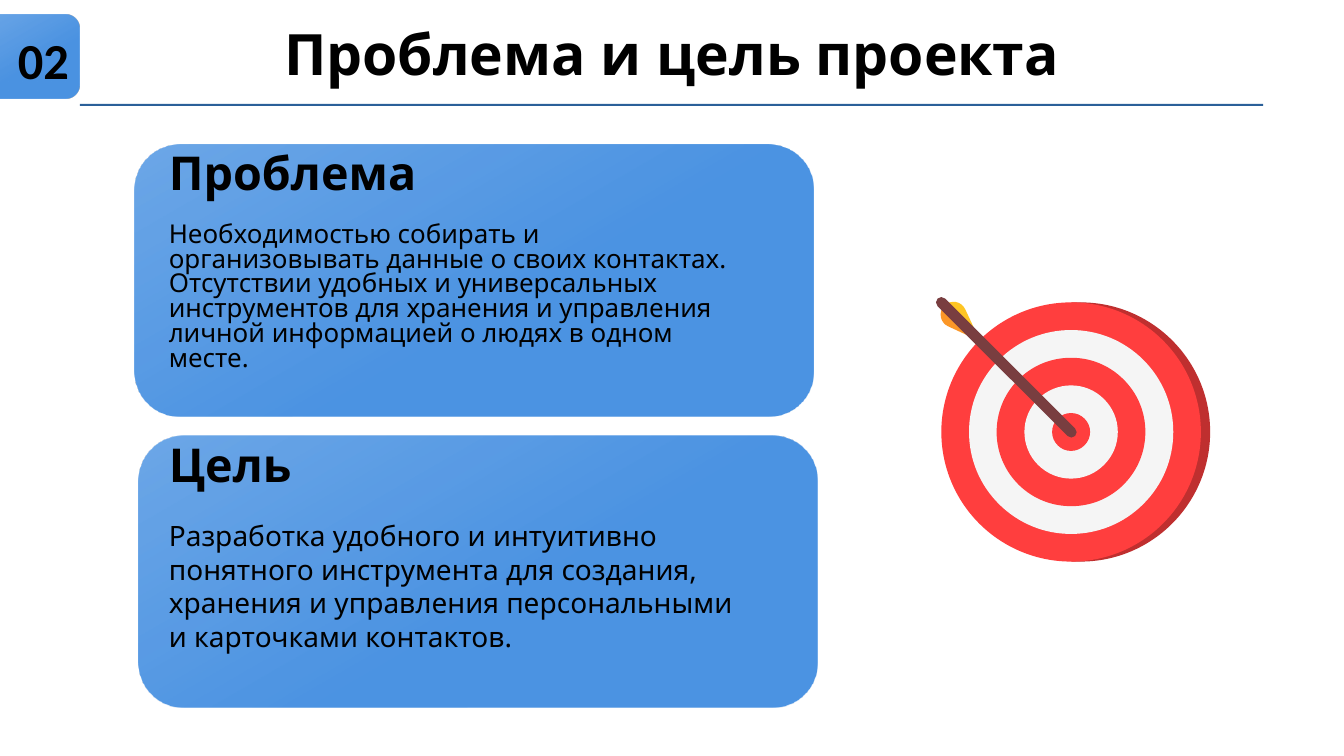
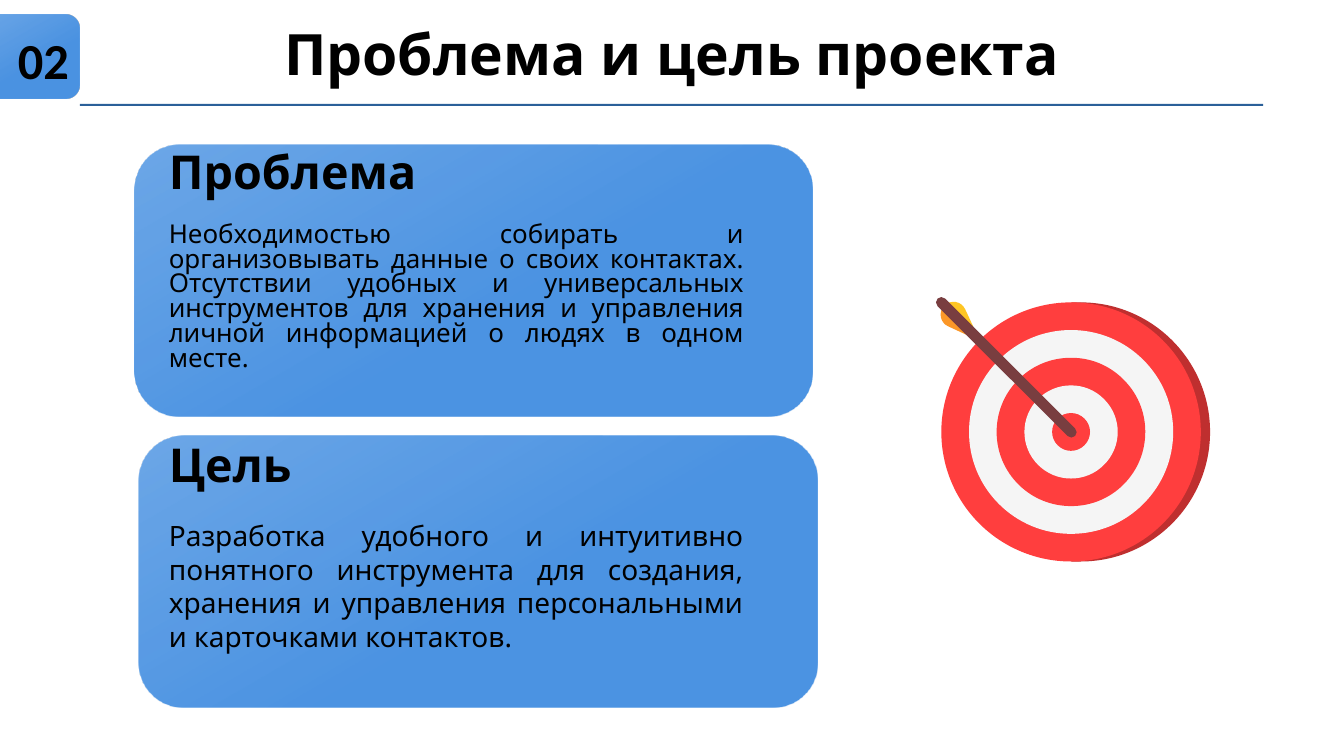
Before and after one commit to BaCat86/ProCo-python, a slide deck: slide 2 of Docs/Презентация/Individualny_proekt_ProCo.pptx. Drawn at 1344x756 pixels with LibreOffice and Linux fonts; fonts in the diff are those of the drawing. Boxes give left, top, right and bottom in pixels: in the first picture for what was removed or moved away, otherwise in the second. Text is boxed around its words. In the diff, an @@ line names an element or a change of style, - is before the commit and + after.

```diff
--- a/Docs/Презентация/Individualny_proekt_ProCo.pptx
+++ b/Docs/Презентация/Individualny_proekt_ProCo.pptx
@@ title "Необходимостью собирать и организовывать данные ..." at (169,223,744,368): alignment left to justified @@
@@ title "Разработка удобного и интуитивно понятного ..." at (169,524,743,654): alignment left to justified @@
```
Also in this commit, not shown: 10 other slides changed, 1 other file.
